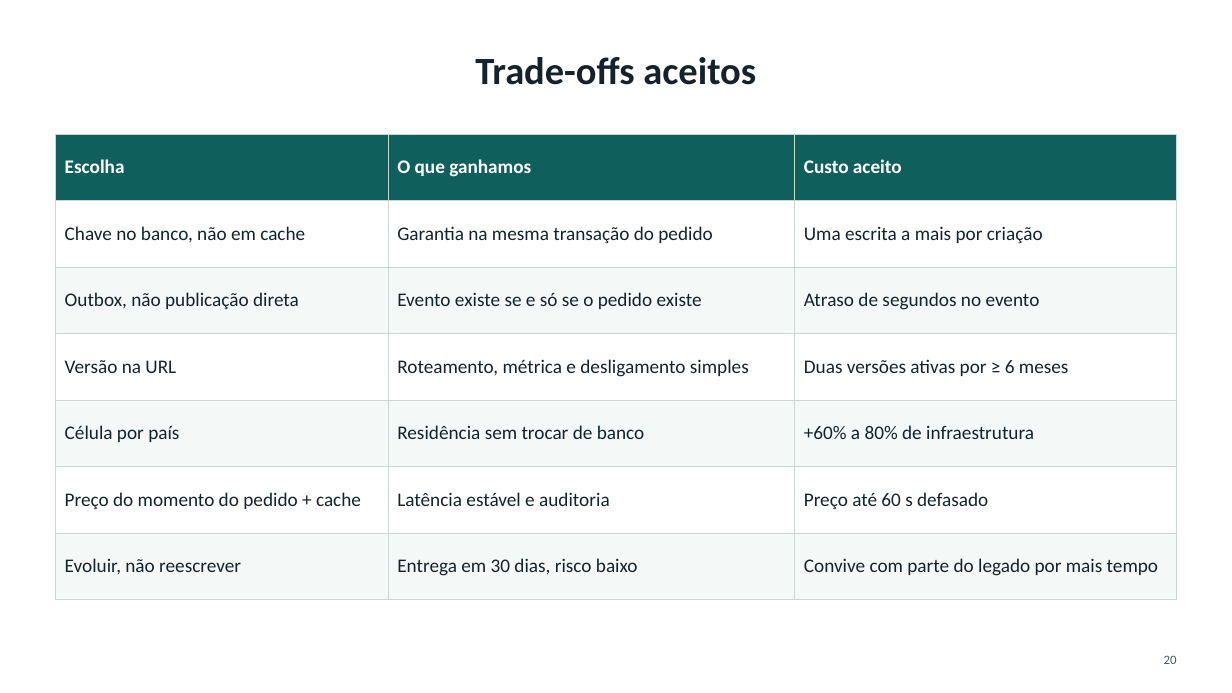
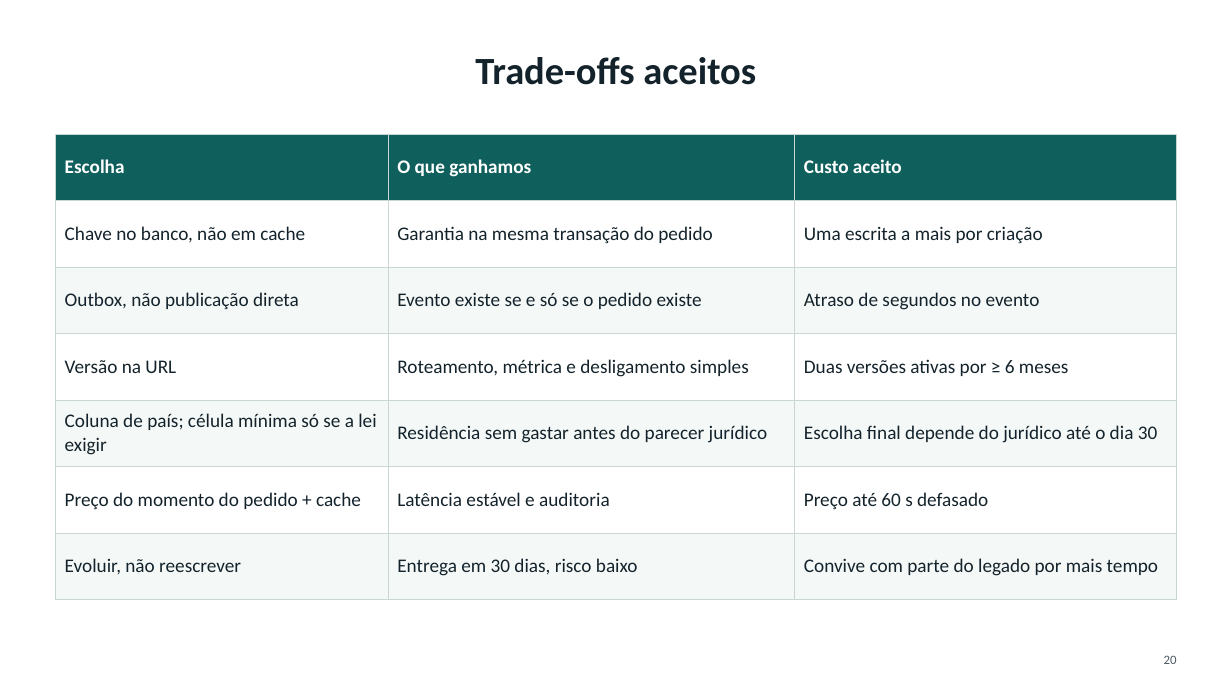
Before and after one commit to Derkoski/pedidos-catalogo, a slide deck: slide 20 of entregaveis/apresentacao.pptx. Drawn at 1232x693 pixels with LibreOffice and Linux fonts; fonts in the diff are those of the drawing. Boxes give left, top, right and bottom in pixels: in the first picture for what was removed or moved away, otherwise in the second. Text is boxed around its words. In the diff, an @@ line names an element or a change of style, - is before the commit and + after.

```diff
--- a/entregaveis/apresentacao.pptx
+++ b/entregaveis/apresentacao.pptx
@@ table at [55,134,1177,580] @@
-row 5: Célula por país | Residência sem trocar de banco | +60% a 80% de infraestrutura
+row 5: Coluna de país; célula mínima só se a lei exigir | Residência sem gastar antes do parecer jurídico | Escolha final depende do jurídico até o dia 30
```
Also in this commit, not shown: 4 other slides changed, 28 other files.
